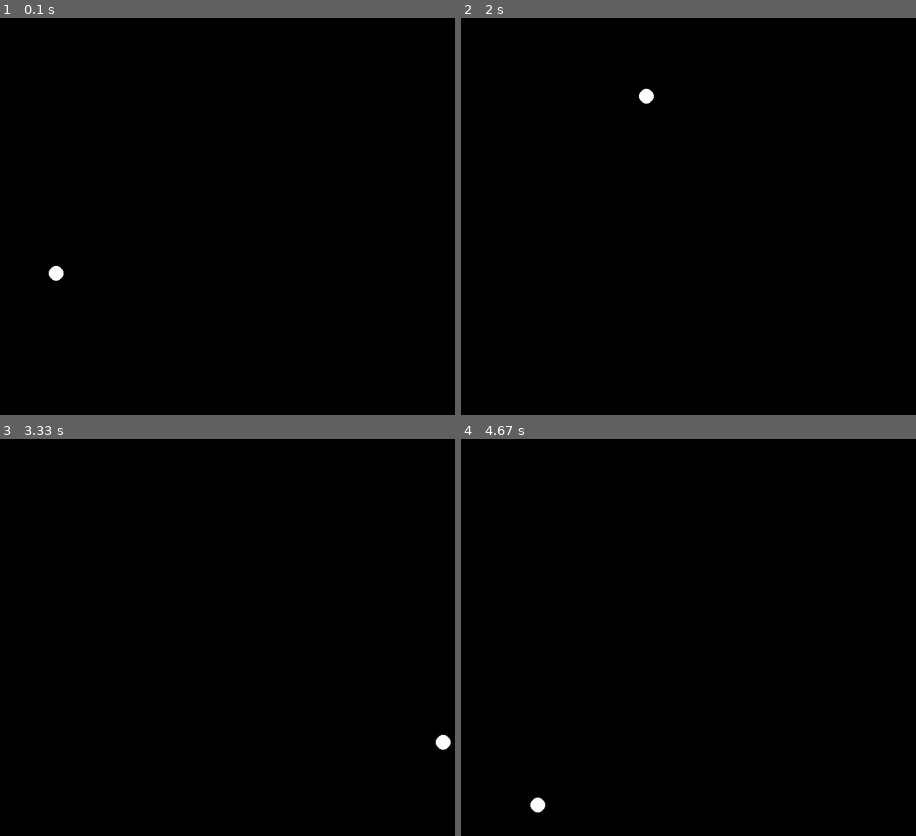
Above: before the commit, frames 1-4 (two rows, left to right).
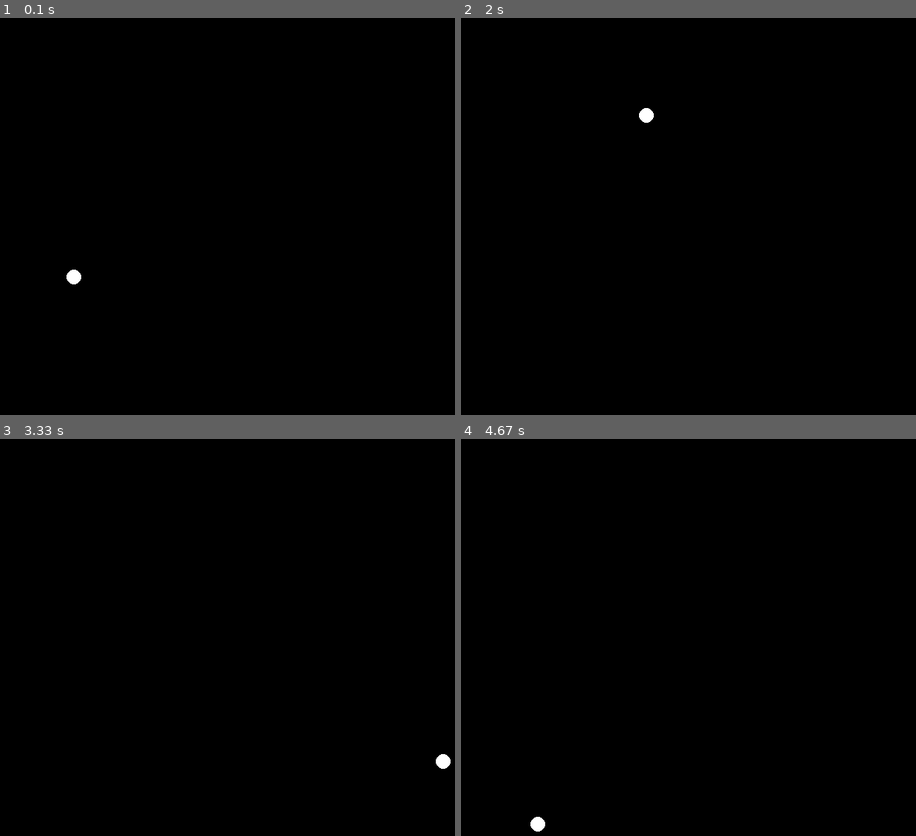
Above: after the commit, the same moments.

Repository: paulmouzas/pygame-playground
Game: pygame game, started from particle.py
Two runs of this game, one before a commit and one after it. Both use one fixed random seed, a clock stepped at 60 frames per second and the inputs below. The source is Python 2; it was converted automatically to run under Python 3.
Inputs (mouse positions are in pixels of both pictures, inside the frame that each line leads up to):
- Up to frame 1 (0.1 s): no input
- Up to frame 2 (2 s): click (720, 200) at 0.38 s; press the mouse at (720, 200) at 0.7 s; move the mouse to (815, 291) at 0.8 s; release the mouse at (906, 383) at 0.93 s; press the mouse at (720, 200) at 1.03 s; move the mouse to (629, 192) at 1.13 s; release the mouse at (533, 184) at 1.27 s; press the mouse at (720, 200) at 1.37 s; move the mouse to (815, 295) at 1.47 s; release the mouse at (915, 395) at 1.6 s; click (647, 93) at 1.72 s
- Up to frame 3 (3.33 s): click (63, 506) at 2.05 s; click (95, 554) at 2.38 s; click (282, 601) at 2.72 s; click (441, 740) at 3.05 s
- Up to frame 4 (4.67 s): press the mouse at (902, 740) at 3.37 s; move the mouse to (729, 697) at 3.47 s; release the mouse at (556, 653) at 3.6 s; press the mouse at (902, 740) at 3.7 s; move the mouse to (747, 609) at 3.8 s; release the mouse at (592, 482) at 3.93 s; click (620, 498) at 4.05 s; click (538, 800) at 4.38 s

The runs differ from the first frame. In frame 1, 0.2% of the frame differs, in the area x 10-18%, y 62-68%; in frame 2, 0.2%; in frame 3, 0.2%; in frame 4, 0.2%.

Commit message:
add shooting

Diff:
--- a/particle.py
+++ b/particle.py
@@ -10,11 +10,11 @@
 x = 100
 y = 450
 radius = 10
-speed = 3
-drag = .999
+speed = 0
+drag = .995
 angle = math.radians(270)
 
-gravity = (math.pi, 0.02)
+gravity = (math.pi, 0.15)
 
 clock = pygame.time.Clock()
 
--- a/spaceship.py
+++ b/spaceship.py
@@ -5,9 +5,9 @@
 pygame.init()
 screen = pygame.display.set_mode((700, 700))
 
-white = (255, 255, 255)
-black = (0, 0, 0)
-
+white   = (255, 255, 255)
+black   = (000, 000, 000)
+red     = (255, 000, 000)
 
 clock = pygame.time.Clock()
 
@@ -48,6 +48,10 @@
 
 stars = [(random.randint(0, 699), random.randint(0, 699)) for x in range(140)]
 
+bullet_speed = 5
+
+bullets = []
+
 while running:
 
     for event in pygame.event.get():
@@ -59,7 +63,14 @@
             elif event.key == pygame.K_RIGHT:
                 angle_change = -.03
             elif event.key == pygame.K_UP:
-                thrust = .1
+                thrust = .08
+            elif event.key == pygame.K_SPACE:
+                bullet_angle = angle
+                # adjust the position of the bullet so that it is comming
+                # from the front point of the ship
+                offset_bullet_x = x + math.cos(bullet_angle) * 30
+                offset_bullet_y = y + -math.sin(bullet_angle) * 30
+                bullets.append([bullet_angle, offset_bullet_x, offset_bullet_y])
         if event.type == pygame.KEYUP:
             if event.key == pygame.K_LEFT:
                 angle_change = 0
@@ -70,6 +81,26 @@
 
 
     screen.fill(black)
+
+
+    for b in bullets:
+        bullet_angle = b[0]
+        bullet_x = b[1]
+        bullet_y = b[2]
+        bullet_x_offset = math.cos(bullet_angle) * 4
+        bullet_y_offset = -math.sin(bullet_angle) * 4
+
+        pygame.draw.line(screen,
+                (255, 0, 0),
+                (bullet_x, bullet_y),
+                (int(bullet_x + bullet_x_offset), int(bullet_y + bullet_y_offset)),
+                2
+            )
+
+        b[1] += math.cos(bullet_angle) * bullet_speed
+        b[2] -= math.sin(bullet_angle) * bullet_speed
+        if b[1] > 700 or b[2] > 700 or b[1] < 0 or b[2] < 0:
+            bullets.remove(b)
 
     for star in stars:
         star_x, star_y = star[0], star[1]
